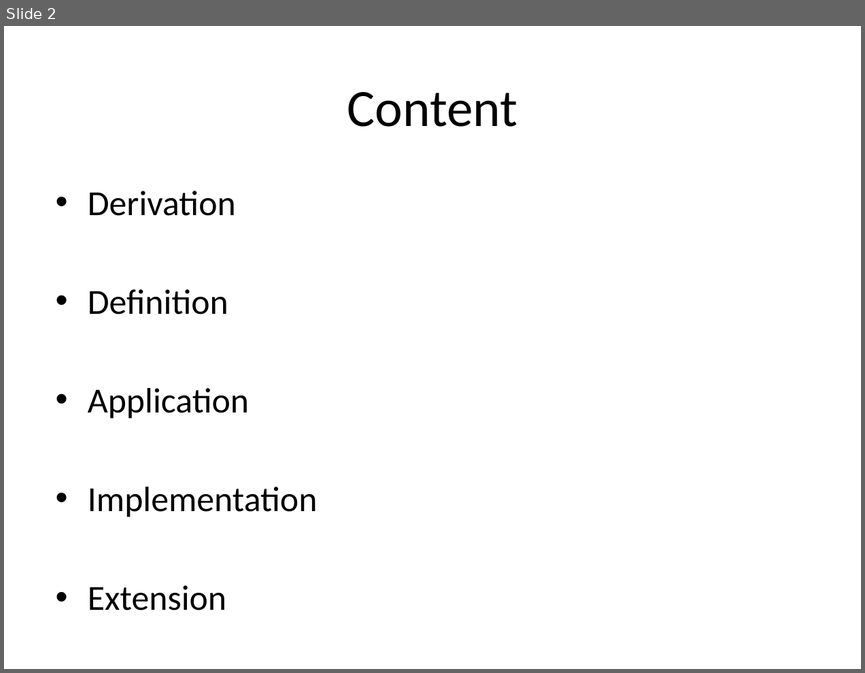
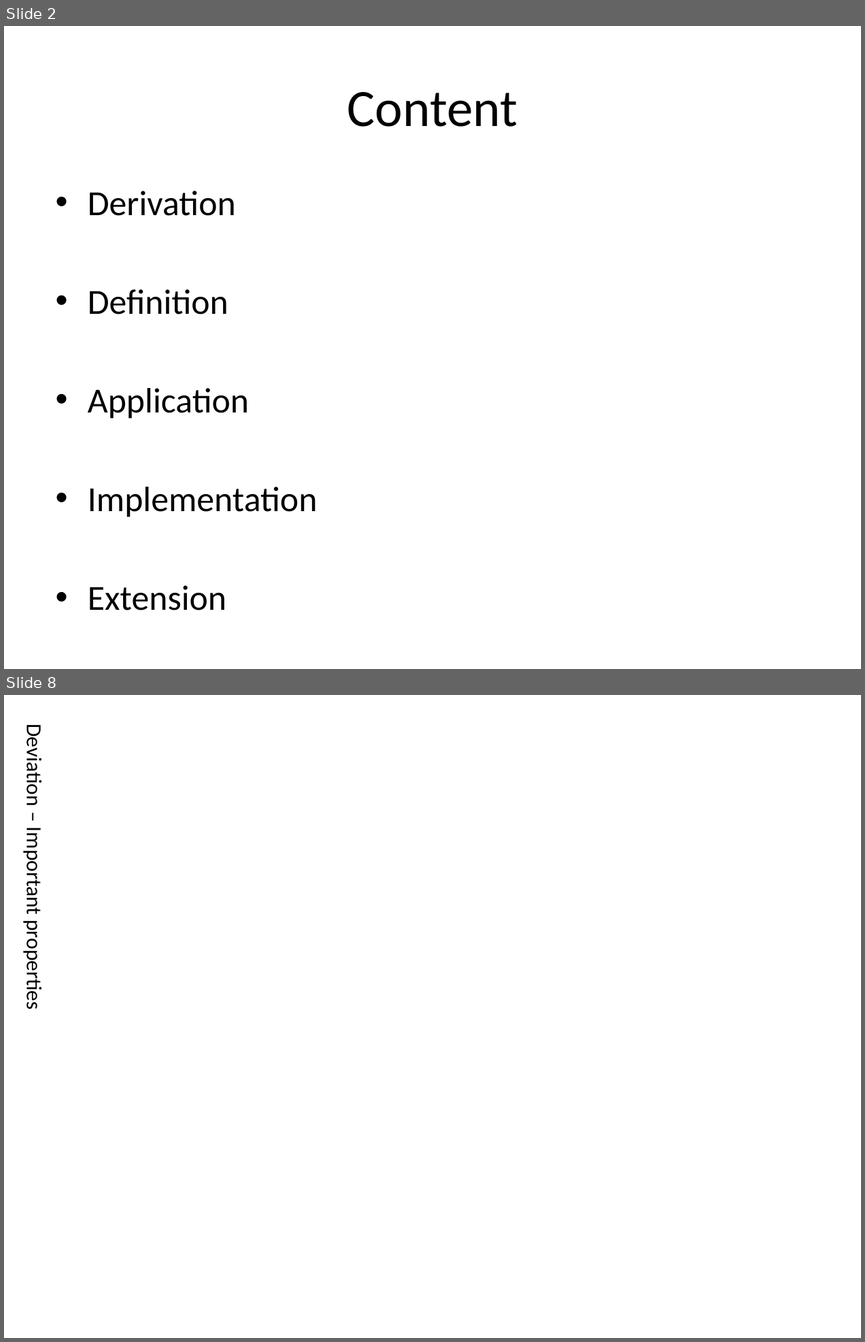
Before and after one commit to pl8787/exp_caffe, a slide deck: doc/Convolutional Neural Network.pptx. Shown one above the other, each under a label of ours: slide 2 before the commit, slides 2 and 8 after it; the slides between them are not shown. The pictures are 865x673 and 865x1342 pixels, drawn with LibreOffice and Linux fonts; fonts in the diff are those of the drawing. Boxes give left, top, right and bottom in pixels: in the first picture for what was removed or moved away, otherwise in the second. Text is boxed around its words. In the diff, an @@ line names an element or a change of style, - is before the commit and + after.

```diff
--- a/doc/Convolutional Neural Network.pptx
+++ b/doc/Convolutional Neural Network.pptx
@@ slide 8 added at box(4, 695, 861, 1338), background #FFFFFF @@
@@ text added at box(21, 732, 47, 1006), 18 pt, text #000000 @@
+Deviation – Important properties
```
Also in this commit, not shown: 3 other slides changed, 14 other slides added, 1 other file.
